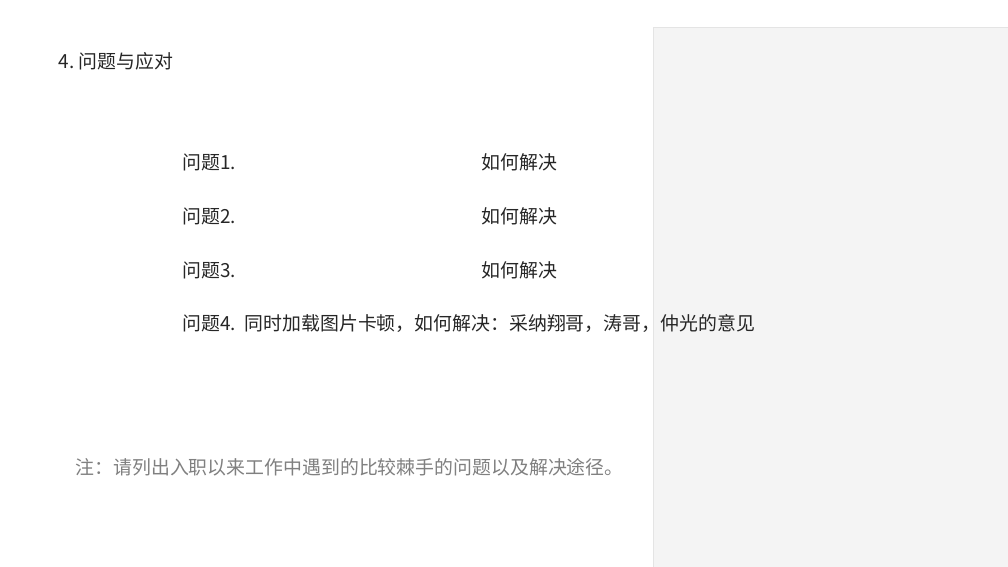
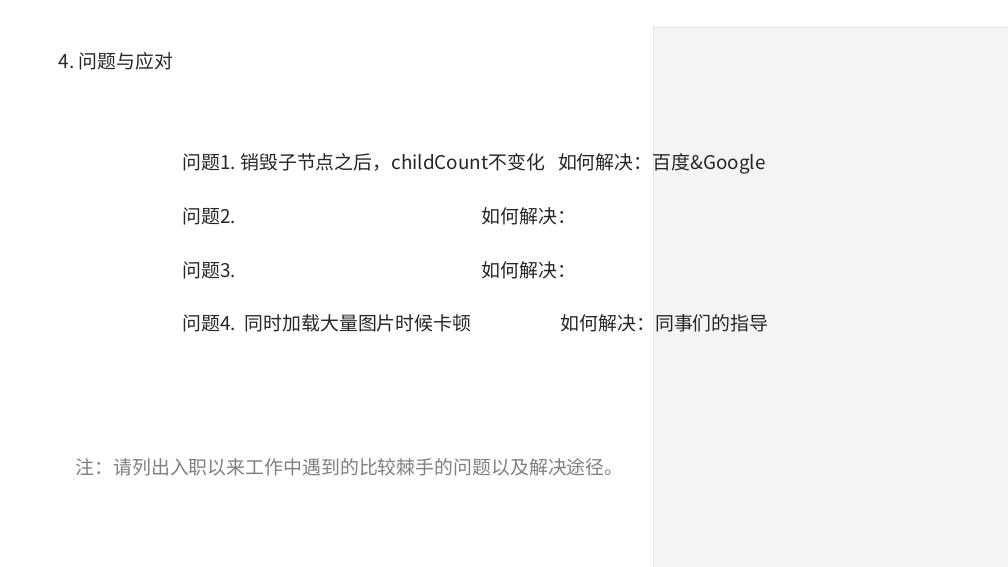
Before and after one commit to Hengle/UnityLearn-1, a slide deck: slide 6 of 转正答辩PPT_篮球前端_王祖雄.pptx. Drawn at 1008x567 pixels with LibreOffice and Linux fonts; fonts in the diff are those of the drawing; grey boxes stand for pictures; background and template pictures are left out. Boxes give left, top, right and bottom in pixels: in the first picture for what was removed or moved away, otherwise in the second. Text is boxed around its words. In the diff, an @@ line names an element or a change of style, - is before the commit and + after.

```diff
--- a/转正答辩PPT_篮球前端_王祖雄.pptx
+++ b/转正答辩PPT_篮球前端_王祖雄.pptx
@@ text at box(183, 153, 769, 332): text changed @@
-问题1. 如何解决
-问题2. 如何解决
-问题3. 如何解决
-问题4. 同时加载图片卡顿，如何解决：采纳翔哥，涛哥，仲光的意见
+问题1. 销毁子节点之后，childCount不变化 如何解决：百度&Google
+问题2. 如何解决：
+问题3. 如何解决：
+问题4. 同时加载大量图片时候卡顿 如何解决：同事们的指导
```
Also in this commit, not shown: 4 other slides changed.
